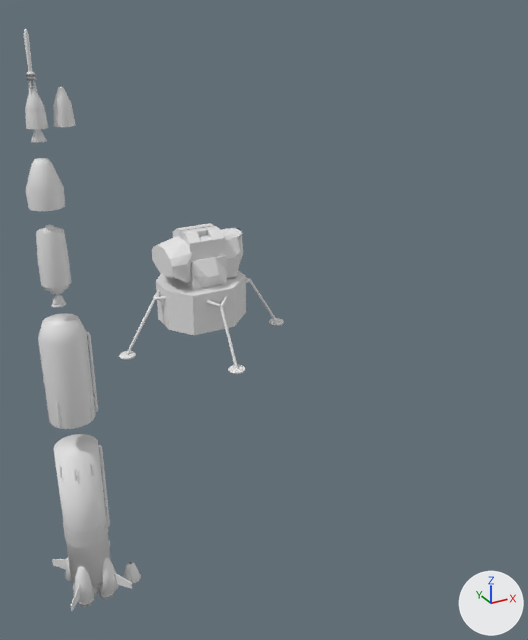
Renders of the Blender file Rockets/SatV_01.blend from each side of a commit.
Camera for both pictures: a 50 mm camera at (-4.7, -22.2, 18.3) aimed at (6.2, -2.3, 8.3). The axes (+X, +Y, +Z) are drawn at lower right. The lights are the same throughout.

Script lines for the objects in view, before the commit:
```python
ob_cube = bpy.data.objects.new('Cube', me_cube_001)
ob_cube.location = (0.67, 0.78, -1.54)
ob_cube.rotation_euler = (0.0, 0.0, -0.704)  # degrees (0, 0, -40)
ob_cube.scale = (0.0182, 0.423, 0.423)
ob_cube_015 = bpy.data.objects.new('Cube.015', me_cube_003)
ob_cube_015.location = (2.91, -4.92, 11.15)
ob_cylinder_004 = bpy.data.objects.new('Cylinder.004', me_cylinder_005)
ob_cylinder_004.location = (0.46, 0.58, -1.4)
ob_cylinder_004.scale = (0.421, 0.421, 0.608)
ob_cylinder_007 = bpy.data.objects.new('Cylinder.007', me_cylinder_007)
ob_cylinder_007.location = (0.4, 0.4, -2.29)
ob_cylinder_007.scale = (0.292, 0.292, 0.302)
ob_cylinder_016 = bpy.data.objects.new('Cylinder.016', me_cylinder_016)
ob_cylinder_016.location = (0.0, 0.0, 13.17)
ob_cylinder_016.scale = (0.633, 0.633, 6.7)
ob_cylinder_023 = bpy.data.objects.new('Cylinder.023', me_cylinder_026)
ob_cylinder_023.location = (0.0, 0.0, 2.16)
ob_cylinder_023.scale = (0.762, 0.762, 0.762)
ob_cylinder_030 = bpy.data.objects.new('Cylinder.030', me_cylinder_038)
ob_cylinder_030.location = (0.8, 0.0, 15.42)
ob_cylinder_030.scale = (0.371, 0.371, 3.92)
ob_cylinder_035 = bpy.data.objects.new('Cylinder.035', me_cylinder_039)
ob_cylinder_035.location = (1.54, 0.0, -2.51)
ob_cylinder_035.scale = (0.283, 0.263, 1.06)
ob_cylinder_036 = bpy.data.objects.new('Cylinder.036', me_cylinder_040)
ob_cylinder_036.location = (0.29, 0.75, 3.33)
ob_cylinder_036.rotation_euler = (0.0, 0.0, 0.673)  # degrees (0, 0, 39)
ob_cylinder_036.scale = (0.0317, 0.0317, 0.235)
# also in view: 'Cube.018' at (2.0, -4.9, 11.9); 'Cube.016' at (3.6, -4.9, 11.9); 'Cylinder.015' at (0.0, 0.0, 15.4); 'Cylinder.017' at (0.0, 0.0, 6.9); 'Cylinder.001' at (0.0, 0.0, 11.0)
```
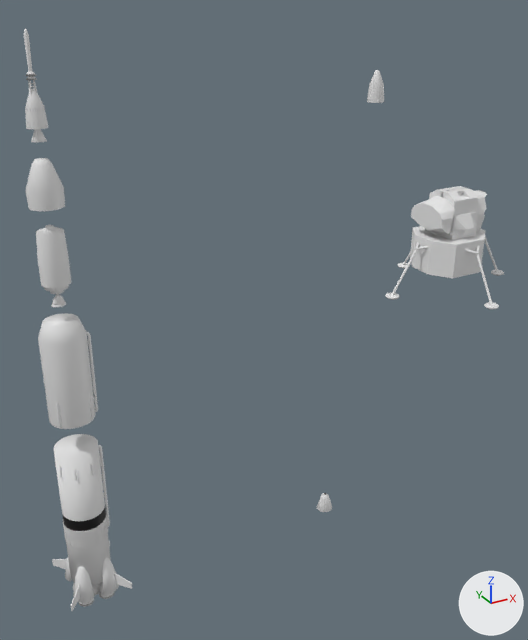
The change in detail:
Material 'White' (mat_white) is new.
Its base color is (0.8, 0.8, 0.8) (white #e7e7e7).
Material 'Black' (mat_black) is new.
Its base color is (0.0, 0.0, 0.0) (black #000000).
me_cylinder_026 is used by ob_cylinder_023; location (0.0, 0.0, 2.16); scale (0.762, 0.762, 0.762).
me_cylinder_026 had 108 vertices, 56 faces and spanned x -1.0..1.0, y -1.0..1.0, z -5.07..2.33.
me_cylinder_026 now has 216 vertices, 164 faces and spans x -1.0..1.0, y -1.0..1.0, z -5.07..2.33.
Part 1, on me_cylinder_026:
54 faces are deleted.
54 new vertices lie (0.0, 0.0, -3.49) away from vertices in x -1.0..1.0, y -1.0..1.0, z 2.33.
54 new vertices lie (0.0, 0.0, 3.33) away from vertices in x -1.0..1.0, y -1.0..1.0, z -5.07.
108 new faces join them, mat_white (white #e7e7e7).
54 new faces join them, mat_black (black #000000).
me_cylinder_026 now uses material mat_white (white #e7e7e7).
me_cylinder_026 now uses material mat_black (black #000000).
Object 'Cylinder.030' (ob_cylinder_030) moves from (0.8, 0.0, 15.42) to (12.13, 0.0, 15.42).
Object 'Cylinder.035' (ob_cylinder_035) moves from (1.54, 0.0, -2.51) to (10.62, 0.0, -2.51).
Object 'Cube.015' (ob_cube_015) moves from (2.91, -4.92, 11.15) to (11.83, -4.92, 11.15).
Object 'Cube.016' (ob_cube_016) moves from (3.54, -4.92, 11.62) to (12.46, -4.92, 11.62).
Object 'Cube.017' (ob_cube_017) moves from (2.81, -4.92, 11.99) to (11.73, -4.92, 11.99).
Object 'Cube.018' (ob_cube_018) moves from (1.97, -4.92, 11.94) to (10.89, -4.92, 11.94).
Object 'Cylinder.029' (ob_cylinder_029) moves from (5.21, -4.93, 9.37) to (14.14, -4.93, 9.37).
Object 'Cylinder.031' (ob_cylinder_031) moves from (2.81, -6.76, 9.94) to (11.73, -6.76, 9.94).
Object 'Cylinder.032' (ob_cylinder_032) moves from (2.84, -6.04, 11.01) to (11.76, -6.04, 11.01).
Object 'Cylinder.033' (ob_cylinder_033) moves from (4.89, -4.92, 9.94) to (13.82, -4.92, 9.94).
Object 'Cylinder.034' (ob_cylinder_034) moves from (4.17, -4.89, 11.01) to (13.09, -4.89, 11.01).
Object 'Cylinder.025' (ob_cylinder_025) moves from (2.81, -2.75, 9.37) to (11.73, -2.75, 9.37).

Boxes (x1, y1, x2, y2) around the edits, measured in the pictures (528 x 640 px):
'Cube.015', moved
    before: (156, 271, 246, 335)
    after: (410, 226, 486, 278)
'Cube.017', moved
    before: (173, 223, 227, 290)
    after: (425, 186, 478, 240)
'Cube.018', moved
    before: (152, 236, 192, 282)
    after: (411, 196, 455, 234)
'Cylinder.030', moved
    before: (53, 87, 76, 127)
    after: (367, 70, 384, 103)
'Cube.016', moved
    before: (220, 228, 243, 278)
    after: (474, 190, 487, 232)
'Cylinder.033', moved
    before: (126, 282, 277, 354)
    after: (391, 237, 498, 295)
'Cylinder.035', moved
    before: (123, 562, 141, 584)
    after: (317, 493, 332, 512)
'Cylinder.031', moved
    before: (220, 306, 238, 369)
    after: (403, 251, 493, 305)
'Cylinder.029', moved
    before: (119, 318, 284, 360)
    after: (385, 270, 504, 300)
'Cylinder.025', moved
    before: (228, 365, 245, 374)
    after: (398, 263, 499, 309)
'Cylinder.034', moved
    before: (153, 278, 252, 301)
    after: (415, 235, 486, 250)
'Cylinder.032', moved
    before: (206, 296, 228, 308)
    after: (465, 246, 480, 255)
part 1 of me_cylinder_026, built on
    both: (62, 458, 106, 566)
